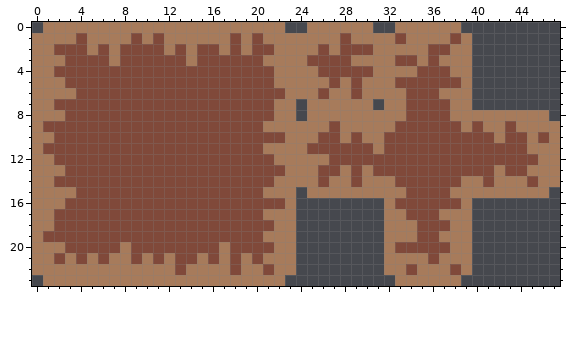
Two states of a pixel-art sprite, assets/dirt.png. Above: the version before the commit.
The file is 48x24 pixels.
The result:
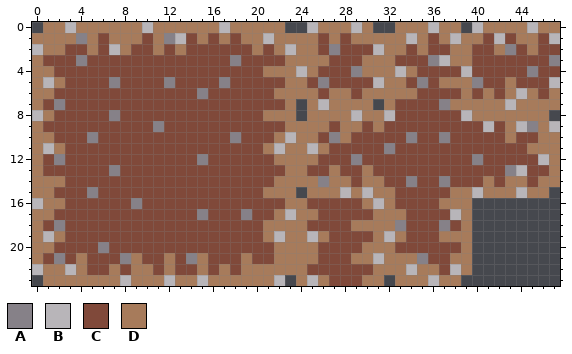
Palette (. is transparent): A #868188  B #b8b5b9  C #80493a  D #a77b5b
What changed:
Changed rows in their new state; - is an unchanged pixel.
first column x 0:
 0 ---B------B------B-------B---B------B---BDDDDBDD
 1 ----A-C--DCDABC-C---DB----C------DB-C-B-DCBCDDCB
 2 B-D----BD--DCDC--C-CD--B---A---B--C-----CCDACDCC
 3 -CC-A--C------C---A--CC--DD--C-----CAB--CCCCCCCA
 4 ---------------------D--B----AD--B----CBCCCCCACC
 5 -B-----A----A----A----C--CA-C-CB-D-A-DD-ACCDCCCB
 6 --CC-----------A------D-----------D--CC-CDCDBDCD
 7 -CA-------------------C---B------C---A--DDDBDDDD
 8 B-C----A-------------D-------B--BC----CB--------
 9 -----------A---------CC-------C-C------C-BCDBA-B
10 -----A------------A---DB---A--CC--A--A----CD-CD-
11 -BD-------------------B--BD----CA---------------
12 -CA------------A----------C--A----------A-----B-
13 -CC----A-----------------C-DC-------------CABCC-
14 --D-----------------------A-----C-A--A-CCDC-----
15 --CC-A----------------------B-B--C------B---B---
16 B--------A--------------DCCCCCDB-----DD---------
17 ---------------A---A-C-BDDCCCCCD-----CB---------
18 -CA------------------D--DCCCCDDD-AC--AC---------
19 -BD-------------------B-DBDCCCCDB-C-------------
20 --C---A-C--------C------DDCCCCDD------C---------
21 -CACDC-CADC---A--C---C--DDCCCDDB---A-C----------
22 B--B-CC-C--C--C-C----D--DCCCCCCD--B--CB---------
23 --------B---B--B------B-DBDCCCDD----B-----------
